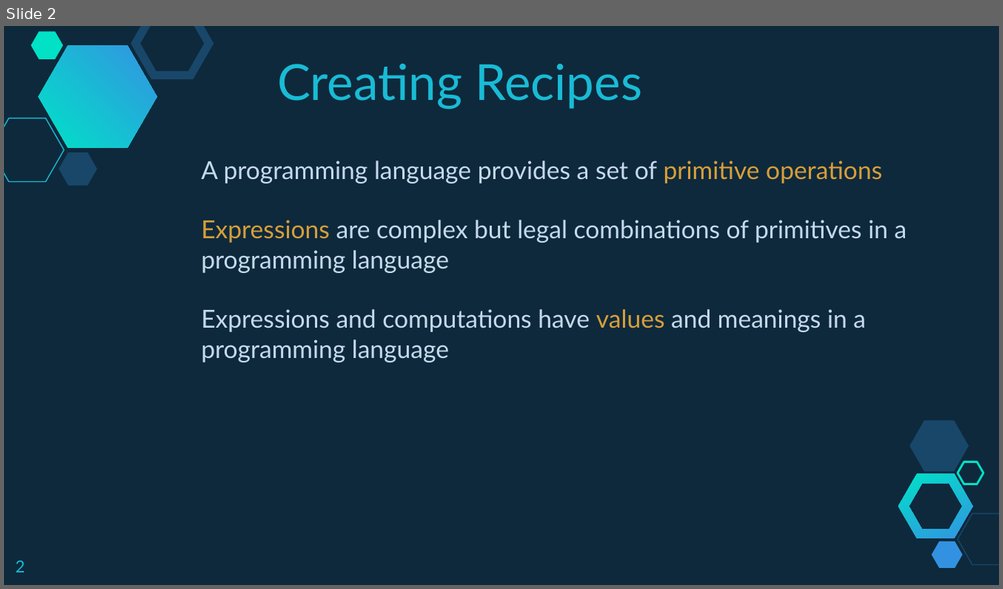
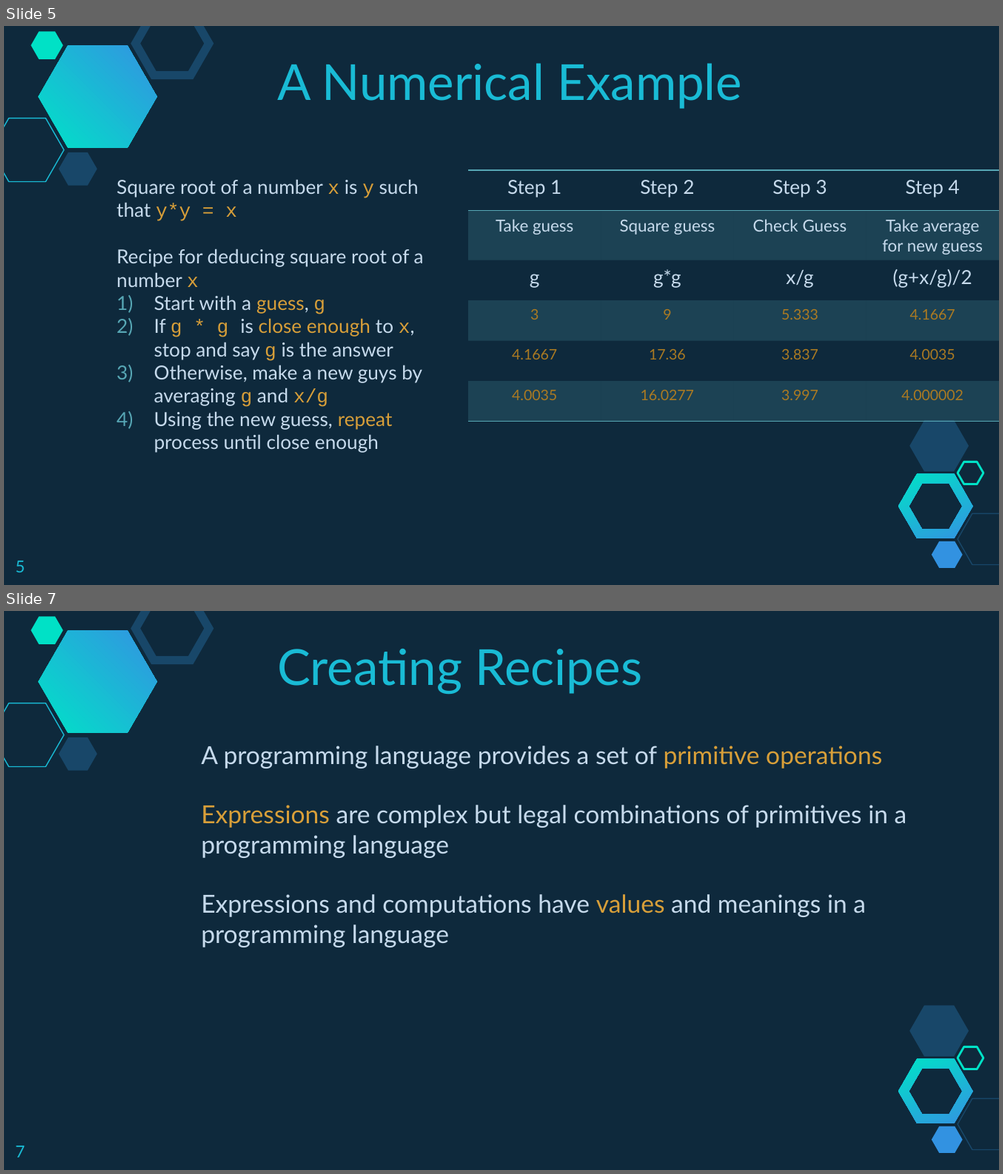
Before and after one commit to branhoff/python_class_101, a slide deck: lecture_slides/1_Python Lesson 1 - Aspects of Language.pptx. Shown one above the other, each under a label of ours: slide 2 before the commit, slides 5 and 7 after it; the slides between them are not shown. The pictures are 1003x589 and 1003x1174 pixels, drawn with LibreOffice and Linux fonts; fonts in the diff are those of the drawing. Boxes give left, top, right and bottom in pixels: in the first picture for what was removed or moved away, otherwise in the second. Text is boxed around its words. In the diff, an @@ line names an element or a change of style, - is before the commit and + after.

Commit message:
updated slides

```diff
--- a/lecture_slides/1_Python Lesson 1 - Aspects of Language.pptx
+++ b/lecture_slides/1_Python Lesson 1 - Aspects of Language.pptx
@@ slide 5 added at box(4, 26, 999, 585), background #0E293C; not listed: 10 template elements that a slide beside it also shows @@
@@ text added at box(277, 63, 742, 109), 36 pt, text #19BBD5 @@
+A Numerical Example
@@ text added at box(116, 179, 424, 453), 14 pt, text #C6DAEC @@
+Square root of a number x is y such that y*y = x
+Recipe for deducing square root of a number x
+1) Start with a guess, g
+2) If g * g is close enough to x, stop and say g is the answer
+3) Otherwise, make a new guys by averaging g and x/g
+4) Using the new guess, repeat process until close enough
@@ table added at box(469, 170, 998, 422), 6 rows, 4 columns @@
+Step 1 | Step 2 | Step 3 | Step 4
+Take guess | Square guess | Check Guess | Take average for new guess
+g | g*g | x/g | (g+x/g)/2
+3 | 9 | 5.333 | 4.1667
+4.1667 | 17.36 | 3.837 | 4.0035
+4.0035 | 16.0277 | 3.997 | 4.000002
@@ page number added at box(15, 561, 25, 573), 12 pt, text #19BBD5 @@
+5
@@ what was slide 2 is now slide 7 @@
@@ page number at box(15, 1146, 25, 1158): text changed @@
-2
+7
```
Also in this commit, not shown: 1 slide changed, 5 other slides added, 1 slide removed.
